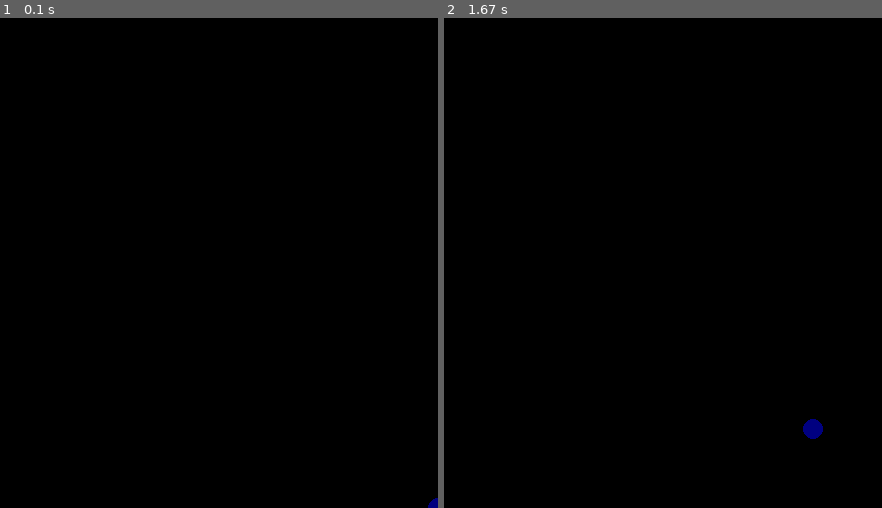
Above: before the commit, frames 1-2 (left to right).
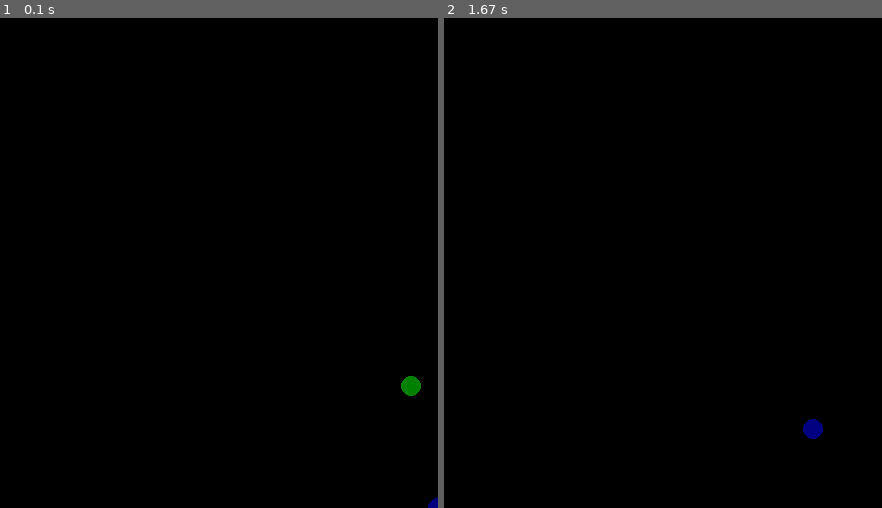
Above: after the commit, the same moments.

Repository: tjacek/planning
Game: pygame game, started from localization/kalman.py
The game is run twice, just before and just after one commit, with the same random seed, the same clock (stepped at 60 frames per second) and the same inputs.
Inputs (mouse positions are in pixels of both pictures, inside the frame that each line leads up to):
- Up to frame 1 (0.1 s): no input
- Up to frame 2 (1.67 s): click (627, 253) at 0.38 s; click (676, 365) at 0.82 s; press the mouse at (676, 365) at 1.13 s; move the mouse to (588, 258) at 1.23 s; release the mouse at (505, 150) at 1.37 s

The runs differ from the first frame. In frame 1, 0.1% of the frame differs, in the area x 91-97%, y 73-78%; in frame 2, nothing differs.

Commit message:
kalman alg

Diff:
--- a/localization/kalman.py
+++ b/localization/kalman.py
@@ -5,16 +5,20 @@
 class View(object):
     def __init__(self,envir,scale=512):
         self.envir=envir
+        self.kalman=Kalman()
         self.scale=scale
 
     def on_click(self,key):
         self.envir.next_state()
+        self.kalman(self.envir)
         print(self.envir.state)
 
     def show(self,window):
         window.fill((0,0,0))
         state=0.5*self.scale*(self.envir.state+1)
         pg.draw.circle(window,(0,0,128),state,10)
+        state=0.5*self.scale*(self.kalman.x_pred+1)
+        pg.draw.circle(window,(0,128,0),state,10)
 
 class Envir(object):
     def __init__(self,A,B,C,H,cov_v,cov_w):
@@ -54,7 +58,14 @@
 
     def __call__(self,envir):
         y_k=envir.observe()
-#        L= envir.
+        L=envir.C*self.sigma*envir.C.T
+        L+=envir.H*envir.cov_w*envir.H
+        L=np.linalg.inv(L)
+        L=self.sigma*envir.C.T*L
+        I=np.identity(envir.get_dim())
+        self.sigma=(I - L*envir.C)*self.sigma
+        self.x_pred+= L.dot(y_k)
+        return self.x_pred
 
 def noise(conv):
     mean=np.ones((conv.shape[0],))
